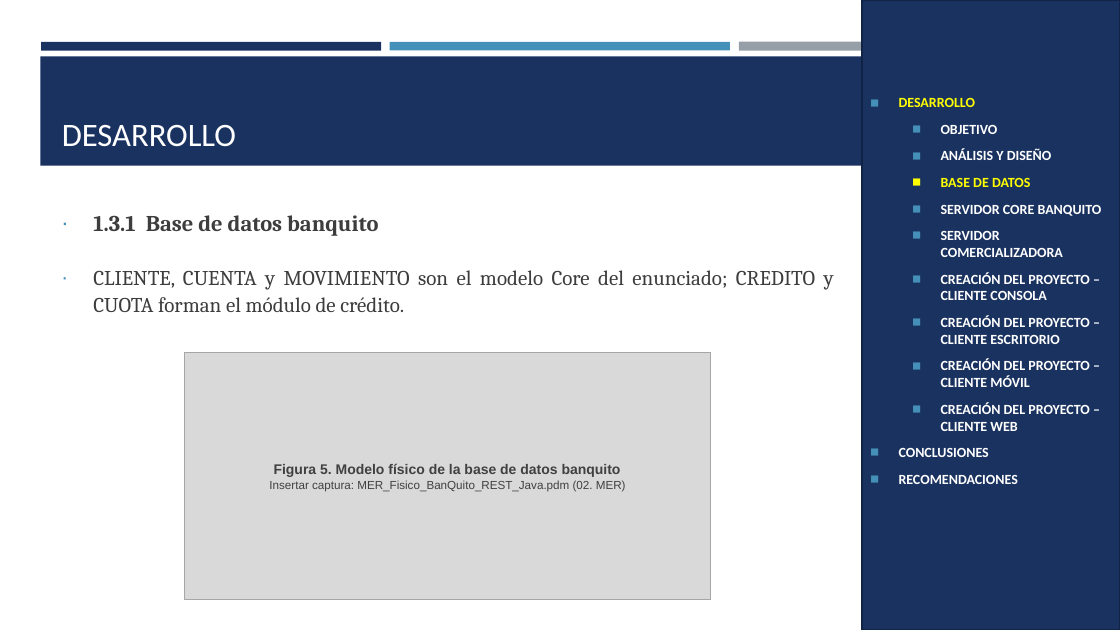
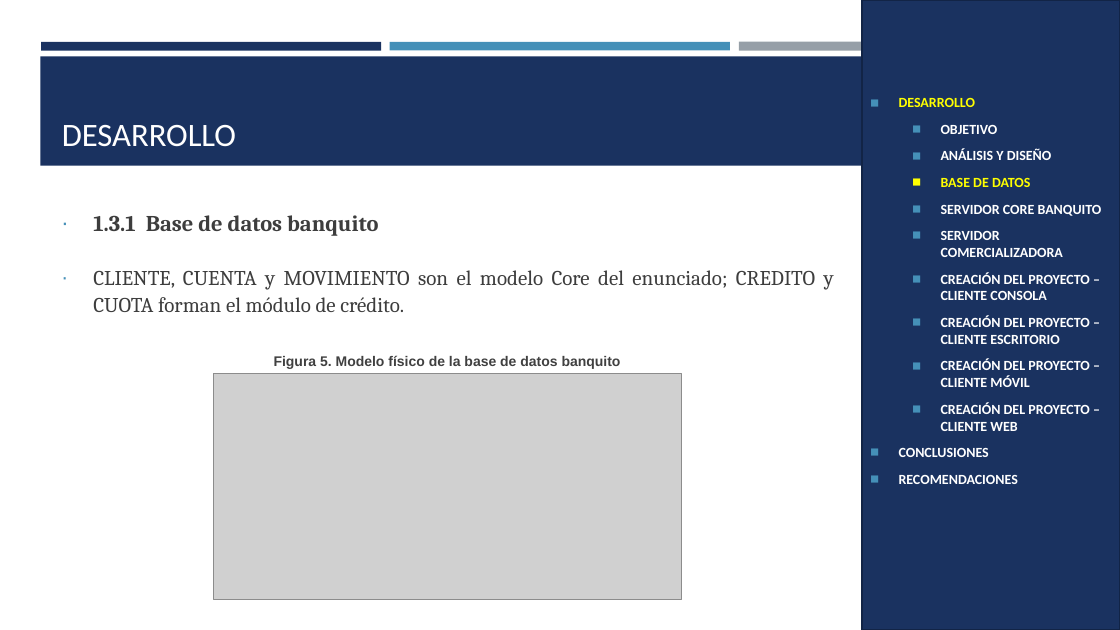
Before and after one commit to Teo344/Arquitectura_GRUPO03, a slide deck: slide 8 of EX.1.1. PAO202651_BANQUITO_CELULARES_RESTFUL_JAVA_NRC36884_GR03/05. DOCUMENTACION/PRESENTACION EX.1.1. BANQUITO CELULARES RESTFUL con BDD LOCAL en JAVA GR03.pptx. Drawn at 1120x630 pixels with LibreOffice and Linux fonts; fonts in the diff are those of the drawing; grey boxes stand for pictures. Boxes give left, top, right and bottom in pixels: in the first picture for what was removed or moved away, otherwise in the second. Text is boxed around its words. In the diff, an @@ line names an element or a change of style, - is before the commit and + after.

```diff
--- a/EX.1.1. PAO202651_BANQUITO_CELULARES_RESTFUL_JAVA_NRC36884_GR03/05. DOCUMENTACION/PRESENTACION EX.1.1. BANQUITO CELULARES RESTFUL con BDD LOCAL en JAVA GR03.pptx
+++ b/EX.1.1. PAO202651_BANQUITO_CELULARES_RESTFUL_JAVA_NRC36884_GR03/05. DOCUMENTACION/PRESENTACION EX.1.1. BANQUITO CELULARES RESTFUL con BDD LOCAL en JAVA GR03.pptx
@@ text "Figura 5. Modelo físico de ...": place and size @@
-text "Figura 5. Modelo físico de ..." at [184,352,710,599]
+text "Figura 5. Modelo físico de ..." at [274,355,621,369]
@@ text "Figura 5. Modelo físico de ..." at [274,355,621,369]: vertical alignment middle to top; fill #D9D9D9 to none; outline #A6A6A6 1 pt to none @@
@@ picture added at [214,374,681,600] @@
@@ text at [269,480,626,492]: paragraph removed @@
-Insertar captura: MER_Fisico_BanQuito_REST_Java.pdm (02. MER)
```
Also in this commit, not shown: 23 other slides changed.
